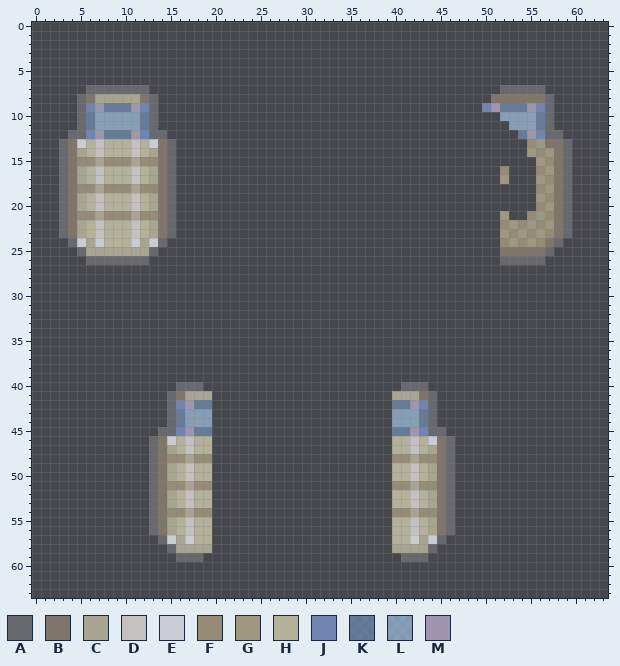
Edited in one commit: pixel-art sprite (Resources/Textures/Objects/Weapons/Melee/shields.rsi/riot_bullet-inhand-right.png). Above: the version before the commit.
The file is 64x64 pixels. Colours within 5 levels of each other are drawn and written as one.
Palette (. is transparent): A #67696e  B #80756a  C #a7a591  D #c6c1c1  E #c9ccd2  F #958b76  G #9f9881  H #b4b19a  J #7184af  K #7695bdaa  L #add2f49f  M #9f95ae
Once edited:
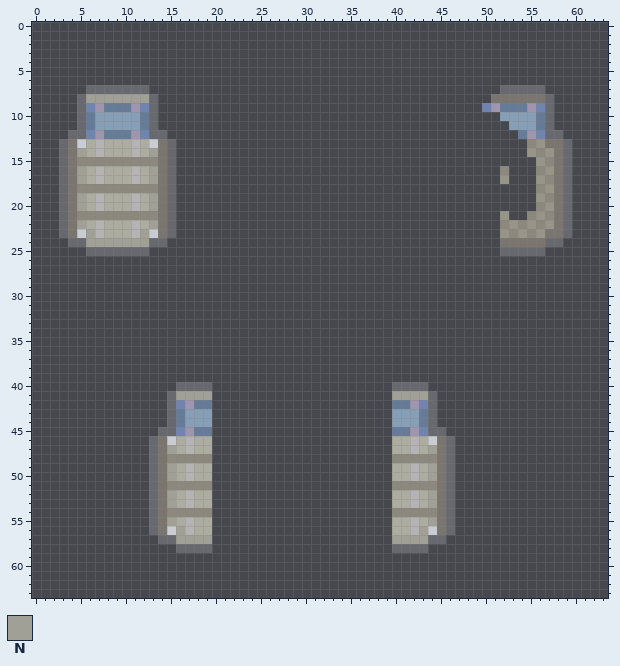
Colours new in this view: N #a1a096
Changes in this commit:
@@ palette @@
-B #80756a
+B #7a756f
-D #c6c1c1
+D #b5b3b3
-F #958b76
+F #8d887e
-G #9f9881
+G #979488
-H #b4b19a
+H #adaca0
@@ x 4..14 @@
  7 ..AAAAAAA..
- 8 .ABCCCCCBA.
+ 8 .ANNNNNNNA.
  9 .AJMKKKMJA.
@@ x 0..63 @@
 13 ...ABEHDHHHDHEBA.......................................FGBBA....
-14 ...ABCHDHHHDHCBA.......................................GFGBA....
-15 ...ABFFCFFFCFFBA........................................GFBA....
-16 ...ABCHDHHHDHCBA....................................F...FGBA....
-17 ...ABCHDHHHDHCBA....................................G...GFBA....
-18 ...ABFFCFFFCFFBA........................................FGBA....
-19 ...ABCHDHHHDHCBA........................................GFBA....
-20 ...ABCHDHHHDHCBA........................................FGBA....
-21 ...ABFFCFFFCFFBA....................................G..FGFBA....
-22 ...ABCHDHHHDHCBA....................................FGFGFGBA....
-23 ...ABCHDHHHDHCBA....................................GFGFGFBA....
-24 ....AECEHHHECEA.....................................FGFGFBA.....
-25 .....ACCCCCCCA......................................BBBBBA......
-26 ......AAAAAAA.......................................AAAAA.......
+14 ...ABNHDHHHDHNBA.......................................GFGBA....
+15 ...ABFFFFFFFFFBA........................................GFBA....
+16 ...ABNHDHHHDHNBA....................................F...FGBA....
+17 ...ABNHDHHHDHNBA....................................G...GFBA....
+18 ...ABFFFFFFFFFBA........................................FGBA....
+19 ...ABNHDHHHDHNBA........................................GFBA....
+20 ...ABNHDHHHDHNBA........................................FGBA....
+21 ...ABFFFFFFFFFBA....................................G..FGFBA....
+22 ...ABNHDHHHDHNBA....................................FGFGFGBA....
+23 ...ABENDHHHDNEBA....................................GFGFGBBA....
+24 ....AANNNNNNNAA.....................................BBBBBAA.....
+25 ......AAAAAAA.......................................AAAAA.......
+26 ................................................................
 27 ................................................................
@@ x 14..45 @@
 39 ................................
-40 ..AAA......................AAA..
-41 .ABCCC....................CCCBA.
+40 ..AAAA....................AAAA..
+41 .ANNNN....................NNNNA.
 42 .AJMKK....................KKMJA.
@@ x 13..46 @@
 46 ABEHDHH....................HHDHEBA
-47 ABCHDHH....................HHDHCBA
-48 ABFFCFF....................FFCFFBA
-49 ABCHDHH....................HHDHCBA
-50 ABCHDHH....................HHDHCBA
-51 ABFFCFF....................FFCFFBA
-52 ABCHDHH....................HHDHCBA
-53 ABCHDHH....................HHDHCBA
-54 ABFFCFF....................FFCFFBA
-55 ABCHDHH....................HHDHCBA
-56 ABCHDHH....................HHDHCBA
-57 .AECEHH....................HHECEA.
-58 ..ACCCC....................CCCCA..
-59 ...AAA......................AAA...
+47 ABNHDHH....................HHDHNBA
+48 ABFFFFF....................FFFFFBA
+49 ABNHDHH....................HHDHNBA
+50 ABNHDHH....................HHDHNBA
+51 ABFFFFF....................FFFFFBA
+52 ABNHDHH....................HHDHNBA
+53 ABNHDHH....................HHDHNBA
+54 ABFFFFF....................FFFFFBA
+55 ABNHDHH....................HHDHNBA
+56 ABENDHH....................HHDNEBA
+57 .AANNNN....................NNNNAA.
+58 ...AAAA....................AAAA...
+59 ..................................
 60 ..................................
Where, in picture pixels (left, top, right, bottom), the same in both pictures:
changed: (86, 94, 149, 103)
changed: (491, 94, 545, 103)
changed: (68, 139, 167, 265)
changed: (500, 139, 563, 265)
changed: (176, 382, 212, 400)
changed: (392, 382, 428, 400)
changed: (158, 436, 212, 562)
changed: (392, 436, 446, 562)
